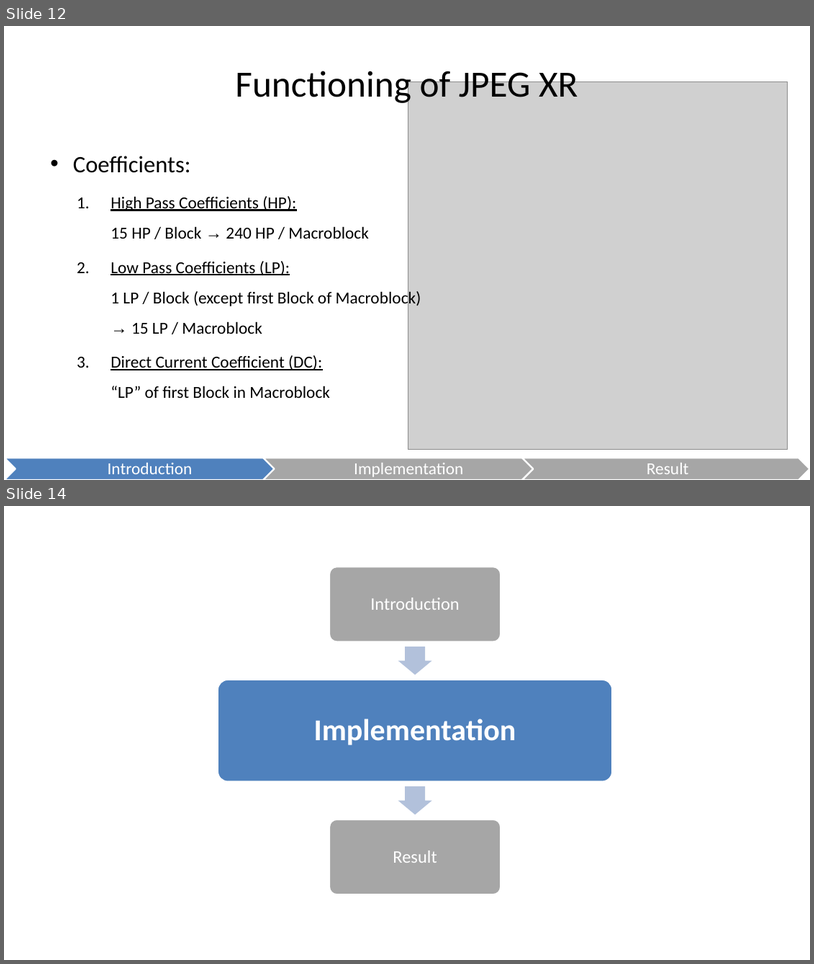
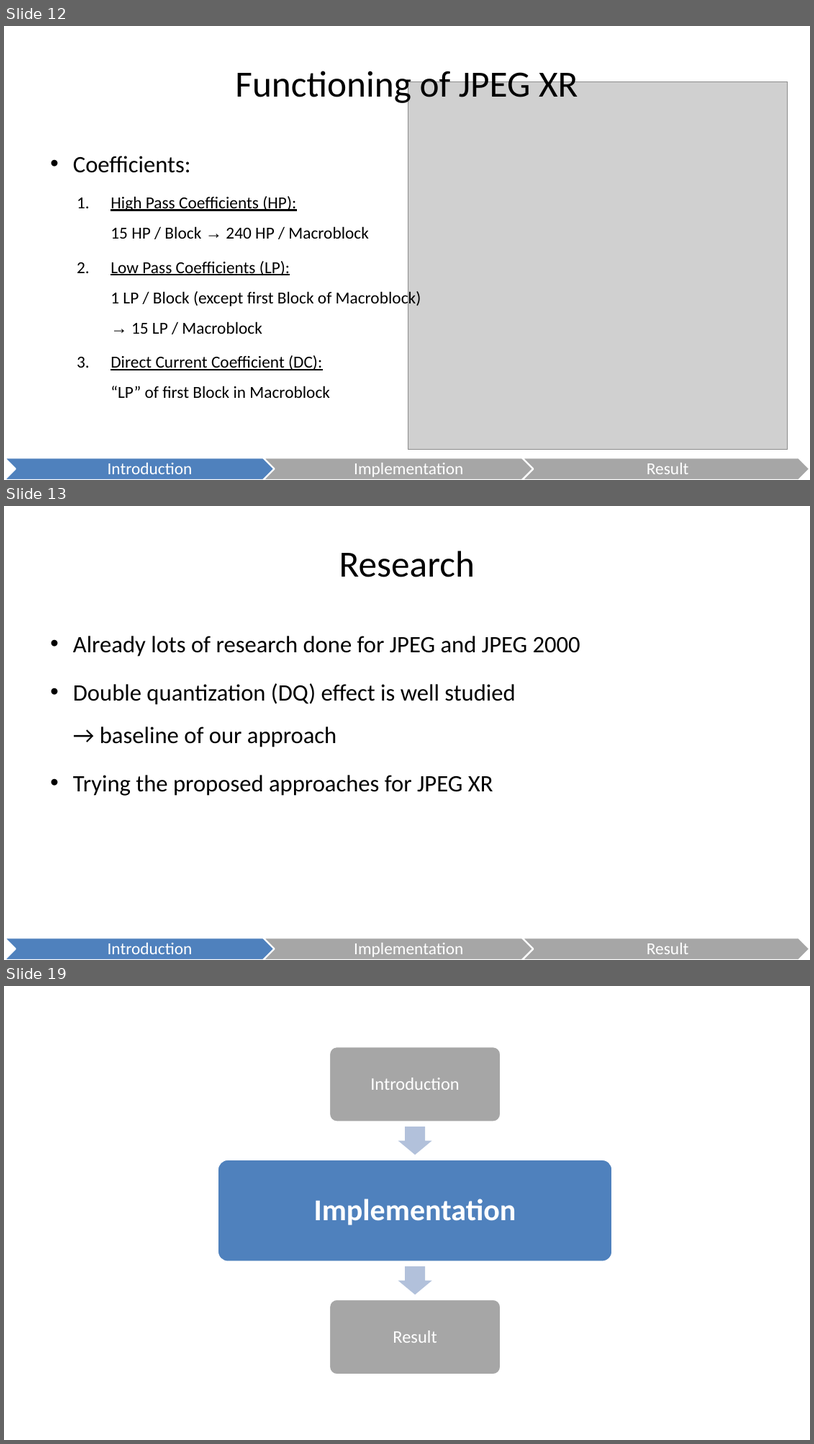
Before and after one commit to danielkocher/media_security_ps, a slide deck: JPEG XR.odp. Shown one above the other, each under a label of ours: slides 12 and 14 before the commit, slides 12, 13 and 19 after it; the slides between them are not shown. The pictures are 814x964 and 814x1444 pixels, drawn with LibreOffice and Linux fonts; fonts in the diff are those of the drawing; grey boxes stand for pictures. Boxes give left, top, right and bottom in pixels: in the first picture for what was removed or moved away, otherwise in the second. Text is boxed around its words. In the diff, an @@ line names an element or a change of style, - is before the commit and + after.

```diff
--- a/JPEG XR.odp
+++ b/JPEG XR.odp
@@ slide 13 added at bbox=[4, 506, 810, 960], background #FFFFFF @@
@@ title added at bbox=[340, 551, 475, 577], 44 pt, text #000000 @@
+Research
@@ text added at bbox=[73, 636, 581, 795], 28 pt, text #000000 @@
+• Already lots of research done for JPEG and JPEG 2000
+• Double quantization (DQ) effect is well studied
+  → baseline of our approach
+• Trying the proposed approaches for JPEG XR
@@ freeform shape added at bbox=[4, 937, 292, 960], fill #4F81BD, outline #FFFFFF 2.01 pt, 20 pt, text #FFFFFF @@
+Introduction
@@ freeform shape added at bbox=[263, 937, 551, 960], fill #A6A6A6, outline #FFFFFF 2.01 pt, 20 pt, text #FFFFFF @@
+Implementation
@@ freeform shape added at bbox=[522, 937, 810, 960], fill #A6A6A6, outline #FFFFFF 2.01 pt, 20 pt, text #FFFFFF @@
+Result
@@ what was slide 14 is now slide 19 @@
```
Also in this commit, not shown: 6 slides changed, 5 other slides added.
